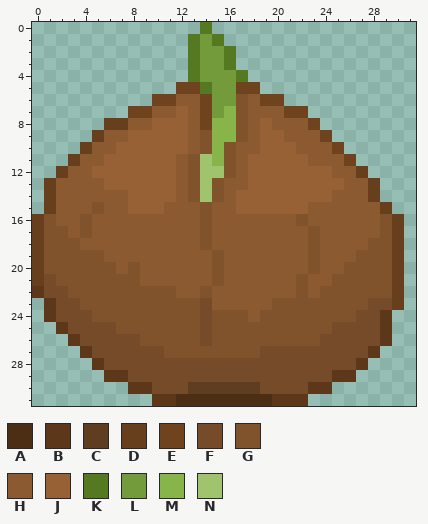
Two versions of one pixel-art sprite, assets/ui/icons/onion_icon.png. Above, as it was before the edit.
The file is 32x32 pixels. Colours within 5 levels of each other are drawn and written as one.
Palette (. is transparent): A #4c2e15  B #5c3719  C #5e3d21  D #683f1d  E #70431f  F #754b29  G #80532d  H #8c5a31  J #976135  K #547920  L #739b3b  M #88b54a  N #a0c46e
Pixels before, first column x 0:
 0 ..............K................
 1 .............KLK...............
 2 .............KLLK..............
 3 .............KLLK..............
 4 .............KLLLK.............
 5 ............EEKLLEE............
 6 ..........EEHHELLGHEE..........
 7 ........EEHHJHELMGHHHEE........
 8 ......DDHHJJJHEMMGHJHHHE.......
 9 .....DHHJJJJJHGMMGHJJHHHE......
10 ....DHHJJJJJJHGMGHHJJJHHHE.....
11 ...DHHJJJJJJHGNMGHJJJJJHHHE....
12 ..DHHJJJJJJJHGNNGHJJJJJJJHHD...
13 .DHHHHJJJJJJHGNGHHJJJJJJJJHHD..
14 .DHHHHHHJJJJHGNGHJJJJJJJJHHHD..
15 .DHHHGHHJJJHHHGHHJJJJJJHHHHHHD.
16 DGHHGHHHHHHHHHGHHHHHHHGHHHHHHGD
17 DGGHGHHHHHHHHHGHHHHHHHHGHHHHHGD
18 DGGGHHHHHHHHHHGHHHHHHHHGHHHHGGD
19 DGGGGGHHHHHHHHHGHHHHHHHGHHHGGGD
20 DGGGGGGHGHHHHHHGHHHHHHHGHHGGGGD
21 DFGGGGGGGHHHHHHGHHHHHHGHHGGGGGD
22 BFFGGGGGGGGGHHGHHHHHHHGHGGGGGGD
23 .BFFGGGGGGGGGGFHHHHHGGGGGGGGFFD
24 .BFFFGGGGGGGGGFGGGHGGGGGGGGFFB.
25 ..BFFFFGGGGGGGFGGGGGGGGGGFFFFB.
26 ...BFFFFFGGGGGFGGGGGGGGGFFFFFB.
27 ....BFFFFFFGGGGGGGGFFFFFFFFFB..
28 .....BFFFFFFFFFFFFFFFFFFFFFB...
29 ......BBFFFFFFFFFFFFFFFFFBB....
30 ........BBFFFCCCCCCFFFFBB......
31 ..........BBAAAAAAAABBB........
New version:
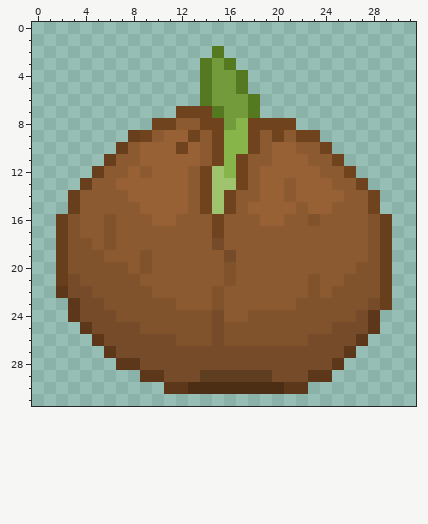
Change:
Changed rows in their new state; - is an unchanged pixel.
first column x 0:
 0 --------------.----------------
 1 -------------...---------------
 2 -------------..K.--------------
 3 -------------.K----------------
 4 -------------.K----------------
 5 ------------..---K.------------
 6 ----------....K--LK..----------
 7 --------....EE-KLLK....--------
 8 ------....EEH--ELMEEEE..-------
 9 -----...DEH--EHE-MEHE-EE.------
10 ----...DH---EJHEMMEH----E.-----
11 ---...DHH---JJHEMEHH-----E.----
12 --...DHH-H--JHE-MEH-----H-E.---
13 -...D-H-----JHENNEH--H---H-E.--
14 -..D--------JHENEHH--H---J--E--
15 -..D-H--H--JJ-ENEH----HJJ---E.-
16 ..DGH-G---JJ--HE---JJ-HG----GD.
17 ..DGH-G-------HE-------H----GD.
18 ..D-G-G-------HF-------H-----D.
19 ..D------G-----HF------H---H-D.
20 ..D----GHG-----HG------H--H--D.
21 ..DF-----------HG-----HG-H---D.
22 ..BFF-----HH--HG------HGH----D.
23 -..BFF------HHHG----HH-------D.
24 -..B-FF-------GFHHG---------B.-
25 --..B--FF-----GF------------B.-
26 ---..B---FFF--GF-------F---B..-
27 ----..B----FFFFFFFF-------B..--
28 -----..BB----------------B..---
29 ------...BB---CCCCCC---BB..----
30 --------...BBAAAAAAAABB..------
31 ----------.............--------
Boxes around the changes in both pictures, in picture pixels (x1, y1, x2, y2):
changed: (32, 22, 404, 406)
